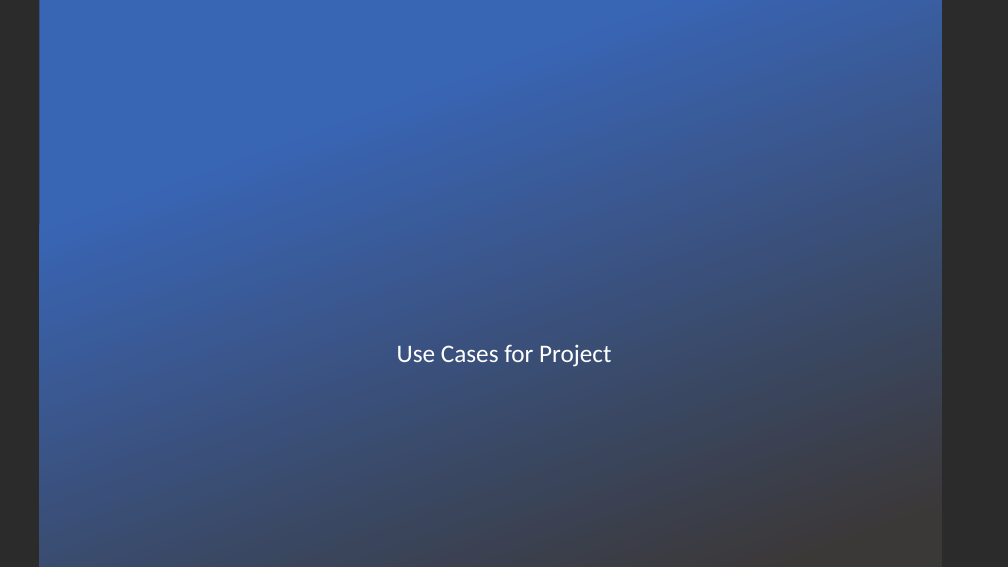
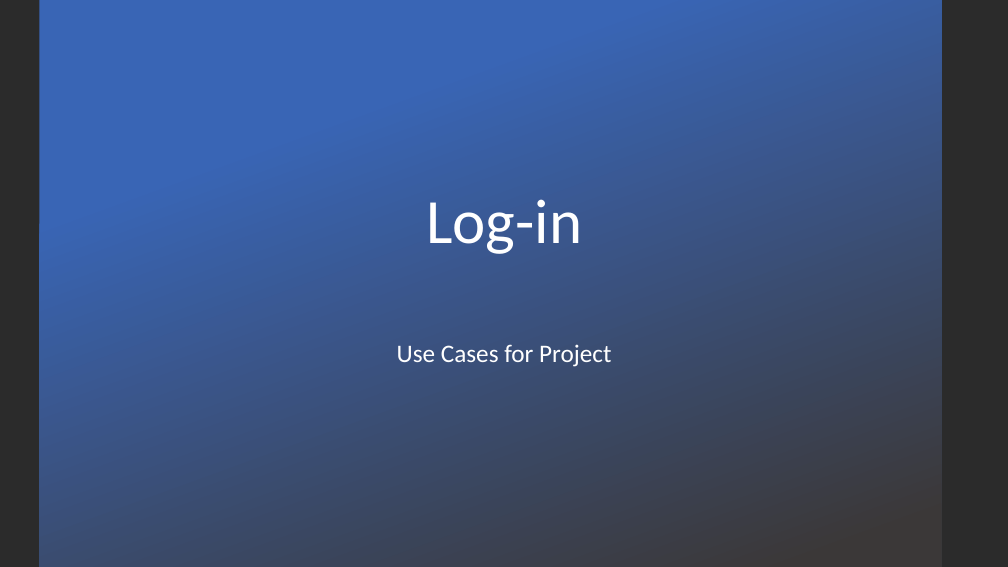
Before and after one commit to itsar19-20/mes, a slide deck: slide 1 of docs/analisi/Login.pptx. Drawn at 1008x567 pixels with LibreOffice and Linux fonts; fonts in the diff are those of the drawing; background and template pictures are left out; a plain dark background stands for a picture behind light text. Boxes give left, top, right and bottom in pixels: in the first picture for what was removed or moved away, otherwise in the second. Text is boxed around its words. In the diff, an @@ line names an element or a change of style, - is before the commit and + after.

```diff
--- a/docs/analisi/Login.pptx
+++ b/docs/analisi/Login.pptx
@@ title added at box(426, 199, 582, 254), 60 pt, text #FFFFFF @@
+Log-in
```
Also in this commit, not shown: 2 other slides changed, 5 other files.
